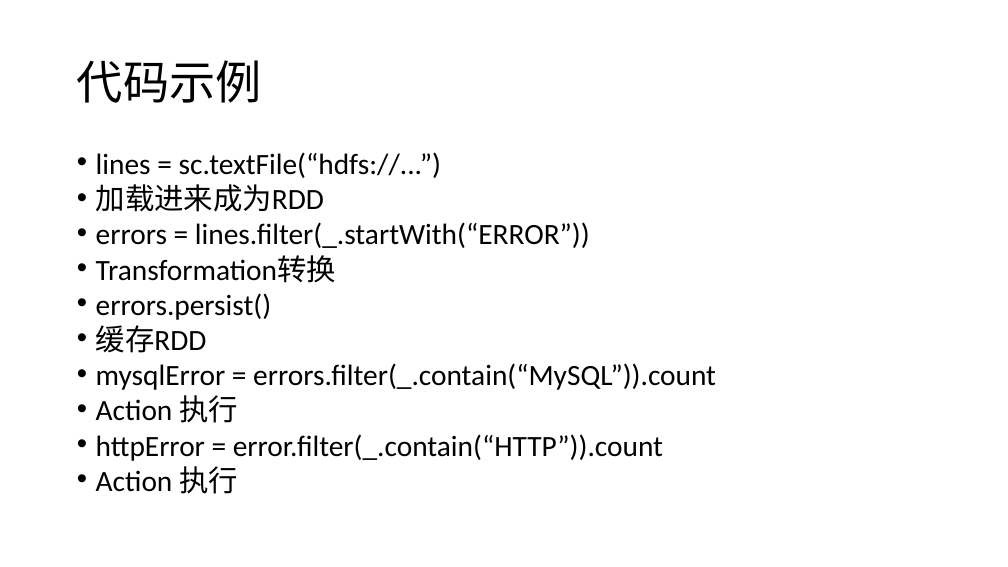
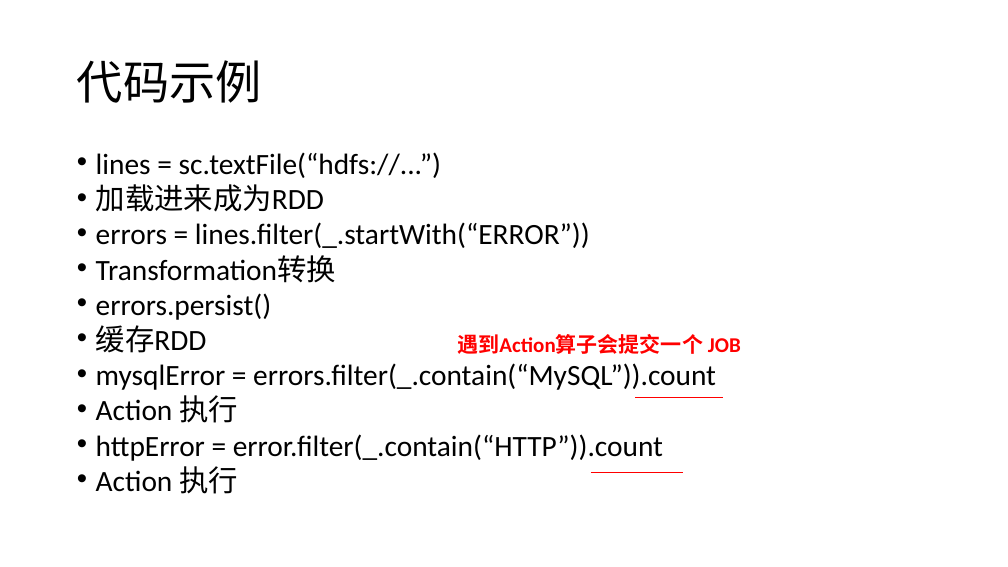
Before and after one commit to zhangpanfeng/darren-spark, a slide deck: slide 18 of doc/Spark.pptx (slide 17 before the commit). Drawn at 1008x567 pixels with LibreOffice and Linux fonts; fonts in the diff are those of the drawing. Boxes give left, top, right and bottom in pixels: in the first picture for what was removed or moved away, otherwise in the second. Text is boxed around its words. In the diff, an @@ line names an element or a change of style, - is before the commit and + after.

```diff
--- a/doc/Spark.pptx
+++ b/doc/Spark.pptx
@@ text added at bbox=[457, 334, 741, 354], 20 pt, text #FF0000, bold @@
+遇到Action算子会提交一个 JOB
@@ line added from (635, 398) to (724, 398), #FF0000 0.5 pt @@
@@ line added from (591, 472) to (683, 472), #FF0000 0.5 pt @@
```
Also in this commit, not shown: 10 slides added, 2 other files.
